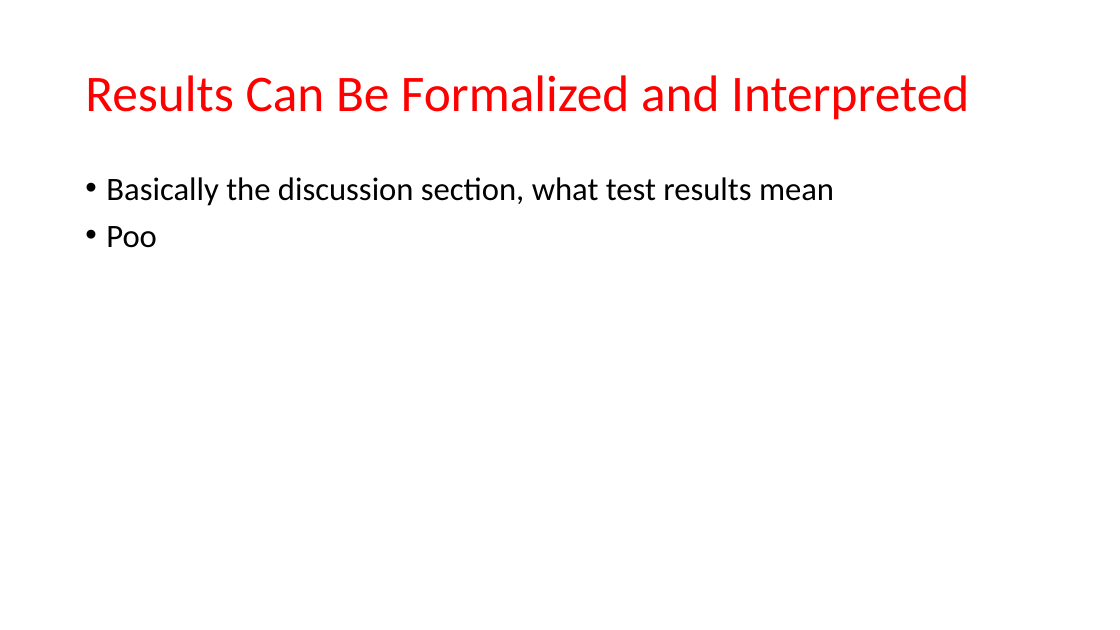
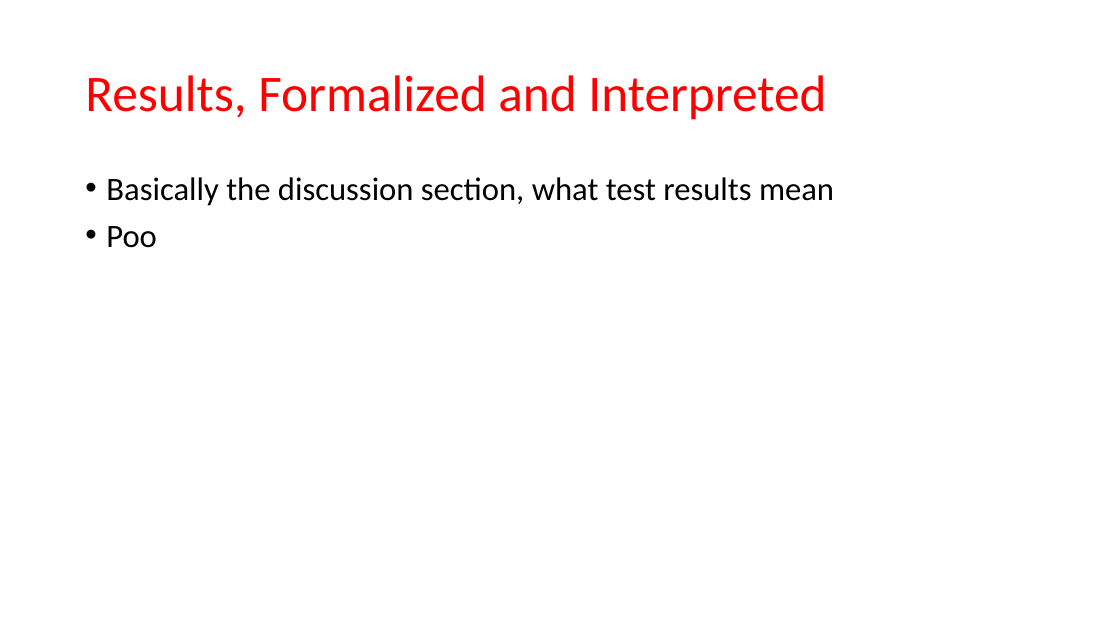
Before and after one commit to MatthewCodes/557_Final_Project, a slide deck: slide 12 of Presentation/Final Presentation.pptx. Drawn at 1120x630 pixels with LibreOffice and Linux fonts; fonts in the diff are those of the drawing. Boxes give left, top, right and bottom in pixels: in the first picture for what was removed or moved away, otherwise in the second. Text is boxed around its words. In the diff, an @@ line names an element or a change of style, - is before the commit and + after.

```diff
--- a/Presentation/Final Presentation.pptx
+++ b/Presentation/Final Presentation.pptx
@@ title at bbox=[85, 75, 826, 120]: text changed @@
-Results Can Be Formalized and Interpreted
+Results, Formalized and Interpreted
```
Also in this commit, not shown: 3 other slides changed.
